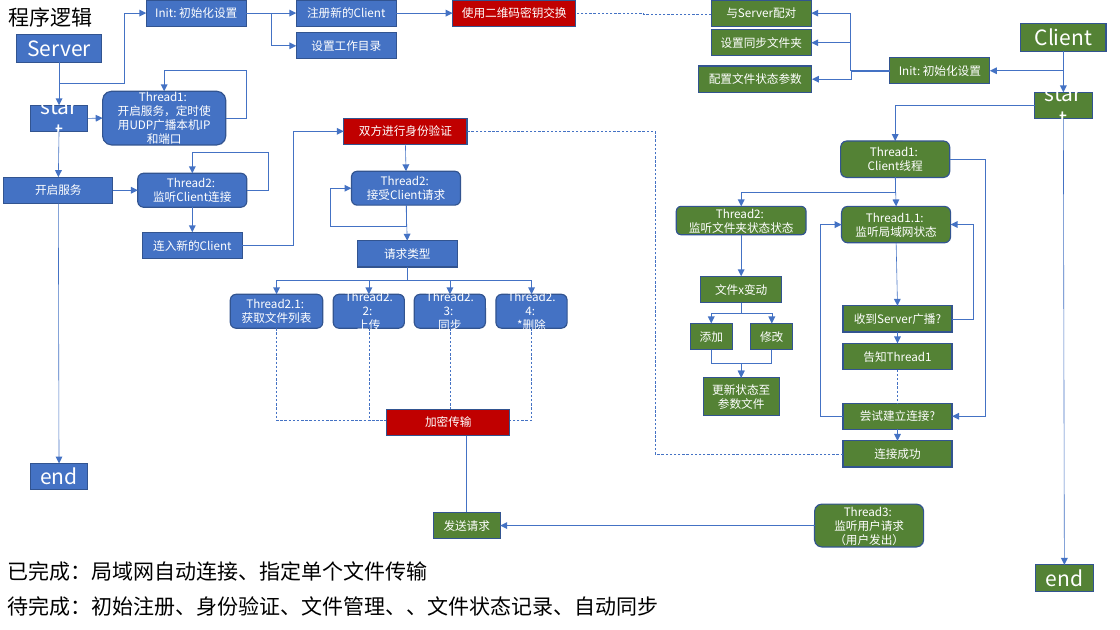
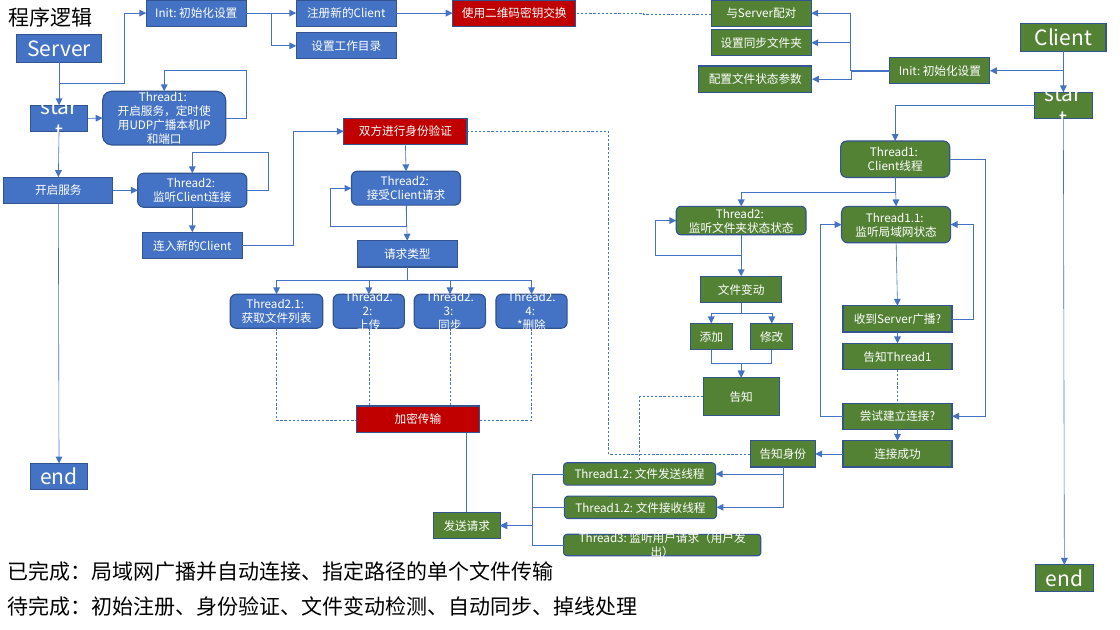
Before and after one commit to Youngzt998/Naive-Airdrop, a slide deck: slide 1 of idea.pptx. Drawn at 1120x630 pixels with LibreOffice and Linux fonts; fonts in the diff are those of the drawing. Boxes give left, top, right and bottom in pixels: in the first picture for what was removed or moved away, otherwise in the second. Text is boxed around its words. In the diff, an @@ line names an element or a change of style, - is before the commit and + after.

Commit message:
change plan a little

```diff
--- a/idea.pptx
+++ b/idea.pptx
@@ elbow line moved from (844, 454) - (467, 131) to (750, 454) - (467, 131) @@
@@ elbow arrow added from (741, 234) to (676, 221), #4472C4 0.5 pt @@
@@ text in rectangle at box(718, 284, 765, 295): text changed @@
-文件x变动
+文件变动
@@ rectangle "加密传输": place and size @@
-rectangle "加密传输" at box(386, 409, 510, 435)
+rectangle "加密传输" at box(356, 406, 480, 432)
@@ elbow line added from (703, 397) to (639, 463), #4472C4 0.5 pt dashed @@
@@ text in rectangle at box(730, 391, 753, 402): text changed @@
-更新状态至参数文件
+告知
@@ rectangle added at box(750, 441, 815, 467), fill #548235, outline #325491 1 pt, 10 pt, text #FFFFFF @@
+告知身份
@@ elbow arrow added from (564, 474) to (501, 526), #4472C4 0.5 pt @@
@@ rounded rectangle added at box(564, 463, 716, 486), fill #548235, outline #325491 1 pt, 10 pt, text #FFFFFF @@
+Thread1.2: 文件发送线程
@@ elbow arrow added from (783, 467) to (716, 474), #4472C4 0.5 pt @@
@@ elbow arrow added from (783, 467) to (717, 507), #4472C4 0.5 pt @@
@@ arrow added from (844, 454) to (816, 454), #4472C4 0.5 pt @@
@@ elbow arrow added from (565, 507) to (501, 526), #4472C4 0.5 pt @@
@@ rounded rectangle added at box(565, 497, 717, 519), fill #548235, outline #325491 1 pt, 10 pt, text #FFFFFF @@
+Thread1.2: 文件接收线程
@@ elbow arrow moved from (815, 526) - (501, 526) to (564, 545) - (501, 526) @@
@@ rounded rectangle "Thread3: 监听用户请求（用户发出）": place and size @@
-rounded rectangle "Thread3: 监听用户请求（用户发出）" at box(815, 504, 924, 547)
+rounded rectangle "Thread3: 监听用户请求（用户发出）" at box(564, 534, 761, 555)
@@ text in rounded rectangle at box(579, 530, 745, 560): text changed @@
-Thread3:
-监听用户请求（用户发出）
+Thread3: 监听用户请求（用户发出）
@@ text at box(7, 561, 553, 581): text changed @@
-已完成：局域网自动连接、指定单个文件传输
+已完成：局域网广播并自动连接、指定路径的单个文件传输
@@ text at box(7, 596, 637, 616): text changed @@
-待完成：初始注册、身份验证、文件管理、、文件状态记录、自动同步
+待完成：初始注册、身份验证、文件变动检测、自动同步、掉线处理
```
